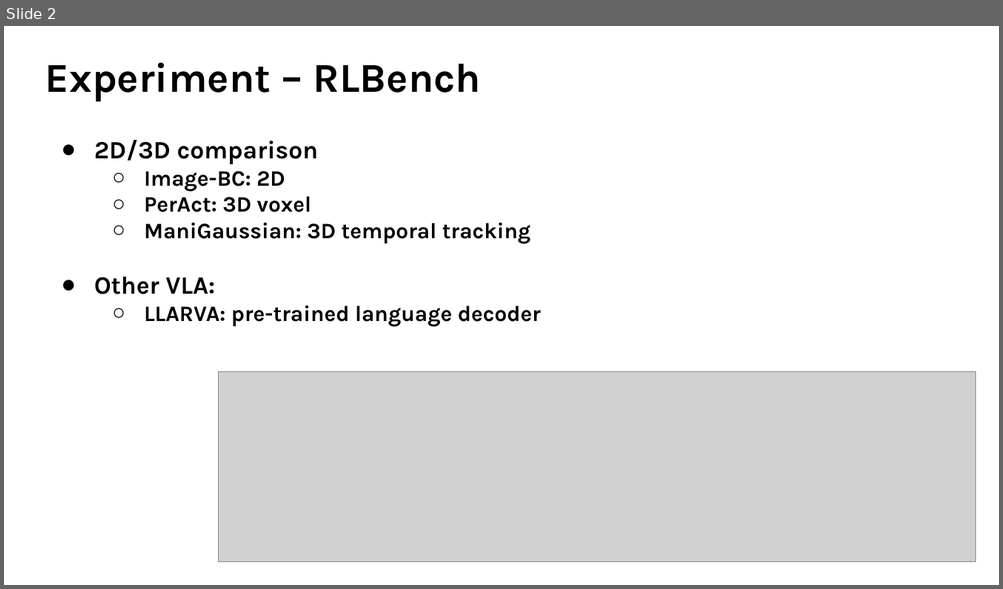
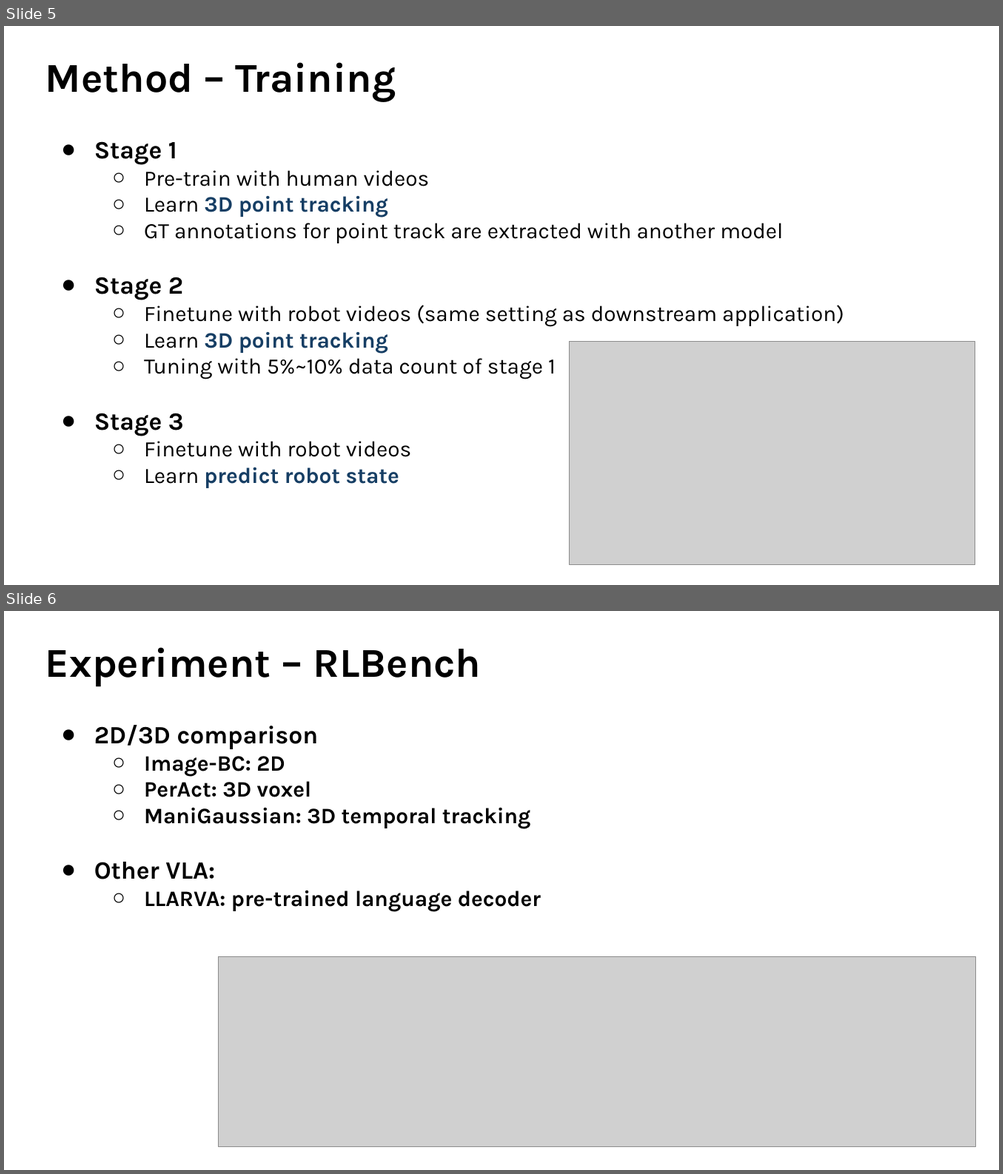
Before and after one commit to Lukelaitw/2025-VLL-undergraduate-research, a slide deck: week5/VLL_5_ARM4R_1124.pptx. Shown one above the other, each under a label of ours: slide 2 before the commit, slides 5 and 6 after it. The pictures are 1003x589 and 1003x1174 pixels, drawn with LibreOffice and Linux fonts; fonts in the diff are those of the drawing; grey boxes stand for pictures. Boxes give left, top, right and bottom in pixels: in the first picture for what was removed or moved away, otherwise in the second. Text is boxed around its words. In the diff, an @@ line names an element or a change of style, - is before the commit and + after.

```diff
--- a/week5/VLL_5_ARM4R_1124.pptx
+++ b/week5/VLL_5_ARM4R_1124.pptx
@@ slide 5 added at [4, 26, 999, 585], background #FFFFFF @@
@@ title added at [45, 62, 396, 102], 39.6 pt, text #000000, bold @@
+Method – Training
@@ text added at [94, 141, 844, 488], 21.3 pt, text #000000 @@
+● Stage 1
+  ○ Pre-train with human videos
+  ○ Learn 3D point tracking
+  ○ GT annotations for point track are extracted with another model
+● Stage 2
+  ○ Finetune with robot videos (same setting as downstream application)
+  ○ Learn 3D point tracking
+  ○ Tuning with 5%~10% data count of stage 1
+● Stage 3
+  ○ Finetune with robot videos
+  ○ Learn predict robot state
@@ picture added at [569, 341, 976, 565] @@
@@ what was slide 2 is now slide 6 @@
```
Also in this commit, not shown: 1 slide changed, 3 other slides added.
